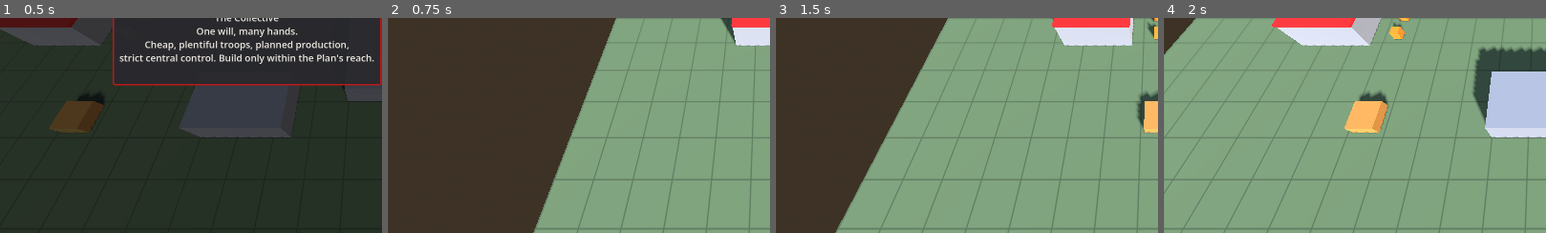
Above: before the commit, frames 1-4 (left to right).
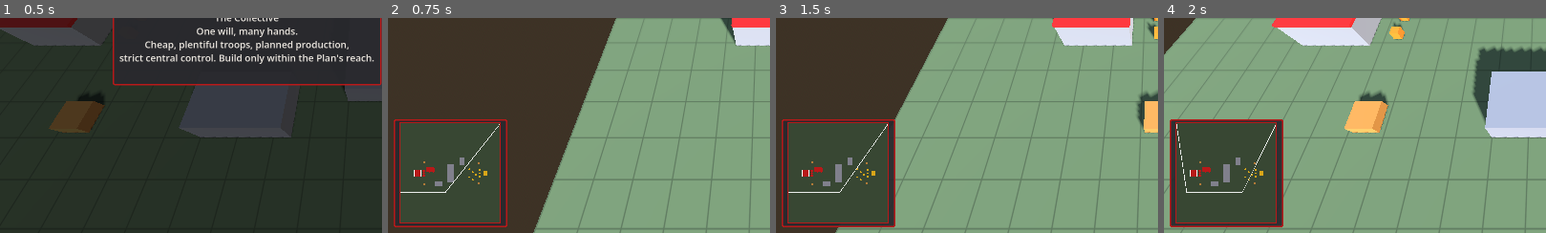
Above: after the commit, the same moments.

Repository: zhqgitc/rtsGameSpike
Game: Godot game, scene res://scenes/main.tscn
Same seed, same stepped clock (60 frames per second), same inputs: the game is played once before the commit and once after it.
Inputs (mouse positions are % of the whole screen's width and height, from its top left):
- Up to frame 1 (0.5 s): no input
- Up to frame 2 (0.75 s): click "The Collective One will, many…" at 0.5 s
- Up to frame 3 (1.5 s): tap Enter at 1.25 s; move the mouse to (72, 45) at 1.27 s; hold D from 1.28 s (still down); tap 1 at 1.35 s; click (72, 45) at 1.42 s
- Up to frame 4 (2 s): keep holding D
The pictures show only the part of the screen within x 0-50%, y 50-100%; the shares and areas given below are measured in that part.

Frame 1 is identical in both runs. In frame 2, 2.0% of the frame differs, in the area x 1-32%, y 47-98%; in frame 3, 5.3%; in frame 4, 15%.

Commit message:
M5c: minimap; idle units yield to moving ones
Minimap (bottom left) draws the whole map with obstacles, deposits, buildings and units in faction colours plus the camera's view outline. Left click or drag moves the camera; right click orders the selected units via the new SelectionController.command_point (shared with world right-clicks). RTSCamera exposes view_corners_on_ground. Fixes a unit getting boxed in by its own idle formation: standing units now use a lower avoidance priority and are nudged aside by moving units, without drifting on their own.

Co-Authored-By: Claude Sonnet 5.5 <noreply@anthropic.com>

Diff:
--- a/scripts/sim/unit.gd
+++ b/scripts/sim/unit.gd
@@ -19,6 +19,11 @@
 const LEASH_FACTOR := 1.6
 const RETREAT_DISTANCE := 24.0
 const FACE_TURN_RATE := 10.0
+## Avoidance priority of standing units (moving units use 1.0): lower priority
+## means stepping aside for others.
+const STANDING_PRIORITY := 0.5
+## Ignore pushes weaker than this so idle units don't jitter.
+const NUDGE_MIN_SPEED := 0.15
 
 static var _spawn_counter: int = 0
 
@@ -153,6 +158,10 @@
 	if _dead:
 		return
 	_cooldown = maxf(0.0, _cooldown - delta)
+	# Units on the move take right of way; standing units step aside for them.
+	_agent.avoidance_priority = 1.0 if _path_active else STANDING_PRIORITY
+	if not _path_active:
+		_agent.velocity = Vector3.ZERO ## Keeps avoidance running so we can be nudged.
 	match state:
 		State.IDLE:
 			_tick_idle(delta)
@@ -273,9 +282,16 @@
 
 
 func _on_velocity_computed(safe_velocity: Vector3) -> void:
-	if not _path_active or _dead:
+	if _dead:
 		return
 	var delta := get_physics_process_delta_time()
+	if not _path_active:
+		# Standing still: only move if avoidance pushes us out of someone's way.
+		var push := Vector3(safe_velocity.x, 0.0, safe_velocity.z)
+		if push.length() > NUDGE_MIN_SPEED:
+			var nudged := NavigationServer3D.map_get_closest_point(_agent.get_navigation_map(), global_position + push * delta)
+			global_position = Vector3(nudged.x, 0.0, nudged.z)
+		return
 	var flat := Vector3(safe_velocity.x, 0.0, safe_velocity.z)
 	# Avoidance knows nothing about walls, so clamp the step back onto the navmesh.
 	var next := NavigationServer3D.map_get_closest_point(_agent.get_navigation_map(), global_position + flat * delta)
--- a/scripts/ui/hud/hud.gd
+++ b/scripts/ui/hud/hud.gd
@@ -50,6 +50,7 @@
 	_card = CommandCard.new()
 	add_child(_card)
 	_card.setup(_faction, _selection, _placer, _economy)
+	_build_minimap()
 	visible = true
 	_refresh_resources()
 	_refresh_selection()
@@ -113,6 +114,24 @@
 
 	_selection_panel.visible = false
 	add_child(_selection_panel)
+
+
+func _build_minimap() -> void:
+	var panel := PanelContainer.new()
+	panel.add_theme_stylebox_override("panel", HudStyle.panel_box(_faction))
+	# Pin to the bottom-left corner and grow up and right. All four offsets are
+	# set, as for the command card, so the panel starts empty at the corner.
+	panel.set_anchors_preset(Control.PRESET_BOTTOM_LEFT)
+	panel.grow_horizontal = Control.GROW_DIRECTION_END
+	panel.grow_vertical = Control.GROW_DIRECTION_BEGIN
+	panel.offset_left = 12.0
+	panel.offset_right = 12.0
+	panel.offset_top = -12.0
+	panel.offset_bottom = -12.0
+	var minimap := Minimap.new()
+	panel.add_child(minimap)
+	add_child(panel)
+	minimap.setup(get_node("../Terrain"), get_node("../RTSCamera"), _selection, _faction)
 
 
 func _make_queue_slot() -> Dictionary:
--- /dev/null
+++ b/scripts/ui/hud/minimap.gd
@@ -0,0 +1,123 @@
+class_name Minimap
+extends Control
+## Top-down overview of the whole map: terrain, obstacles, deposits, buildings
+## and units as coloured marks, plus an outline of what the camera sees.
+## Left click or drag moves the camera; right click orders the selected units.
+## Redrawn a few times a second.
+
+const REFRESH_INTERVAL := 0.1
+const GROUND_COLOR := Color(0.22, 0.28, 0.2)
+const OBSTACLE_COLOR := Color(0.5, 0.5, 0.55)
+const DEPOSIT_COLOR := Color(0.7, 0.48, 0.22)
+
+var _terrain: Terrain
+var _rig: RTSCamera
+var _selection: SelectionController
+var _player_faction: StringName = &""
+var _dragging: bool = false
+var _since_refresh: float = 0.0
+
+
+func setup(terrain: Terrain, rig: RTSCamera, selection: SelectionController, player_faction: StringName) -> void:
+	_terrain = terrain
+	_rig = rig
+	_selection = selection
+	_player_faction = player_faction
+	custom_minimum_size = Vector2(210, 210)
+	mouse_filter = Control.MOUSE_FILTER_STOP
+
+
+func _process(delta: float) -> void:
+	_since_refresh += delta
+	if _since_refresh >= REFRESH_INTERVAL:
+		_since_refresh = 0.0
+		queue_redraw()
+
+
+func _gui_input(event: InputEvent) -> void:
+	if _terrain == null:
+		return
+	if event is InputEventMouseButton:
+		if event.button_index == MOUSE_BUTTON_LEFT:
+			_dragging = event.pressed
+			if event.pressed:
+				_rig.focus_on(_to_world(event.position))
+		elif event.button_index == MOUSE_BUTTON_RIGHT and event.pressed:
+			_selection.command_point(_to_world(event.position))
+		accept_event()
+	elif event is InputEventMouseMotion and _dragging:
+		_rig.focus_on(_to_world(event.position))
+		accept_event()
+
+
+# --- Coordinate mapping -----------------------------------------------------
+
+func _to_map(world: Vector3) -> Vector2:
+	var half := _terrain.map_size * 0.5
+	return Vector2((world.x + half.x) / _terrain.map_size.x * size.x, (world.z + half.y) / _terrain.map_size.y * size.y)
+
+
+func _to_world(map_point: Vector2) -> Vector3:
+	var half := _terrain.map_size * 0.5
+	var clamped := map_point.clamp(Vector2.ZERO, size)
+	return Vector3(clamped.x / size.x * _terrain.map_size.x - half.x, 0.0, clamped.y / size.y * _terrain.map_size.y - half.y)
+
+
+func _rect_to_map(rect: Rect2) -> Rect2:
+	var top_left := _to_map(Vector3(rect.position.x, 0.0, rect.position.y))
+	var bottom_right := _to_map(Vector3(rect.end.x, 0.0, rect.end.y))
+	return Rect2(top_left, bottom_right - top_left)
+
+
+func _faction_color(faction: StringName) -> Color:
+	return HudStyle.palette(faction)["border"]
+
+
+# --- Drawing ----------------------------------------------------------------
+
+func _draw() -> void:
+	if _terrain == null:
+		return
+	draw_rect(Rect2(Vector2.ZERO, size), GROUND_COLOR, true)
+	for obstacle in _terrain.obstacles:
+		draw_rect(_rect_to_map(obstacle), OBSTACLE_COLOR, true)
+	for node in get_tree().get_nodes_in_group(ResourceNode.GROUP):
+		var deposit := node as ResourceNode
+		if deposit != null:
+			draw_rect(Rect2(_to_map(deposit.global_position) - Vector2(2, 2), Vector2(4, 4)), DEPOSIT_COLOR, true)
+	for node in get_tree().get_nodes_in_group(Building.GROUP):
+		var building := node as Building
+		if building != null:
+			_draw_building(building)
+	for node in get_tree().get_nodes_in_group(Unit.GROUP):
+		var unit := node as Unit
+		if unit != null:
+			_draw_unit(unit)
+	_draw_view_outline()
+	draw_rect(Rect2(Vector2.ZERO, size), HudStyle.palette(_player_faction)["border"], false, 2.0)
+
+
+func _draw_building(building: Building) -> void:
+	var rect := _rect_to_map(building.footprint())
+	var color := _faction_color(building.def.faction)
+	if not building.complete:
+		color.a = 0.55
+	draw_rect(rect, color, true)
+	if building.def.faction == _player_faction:
+		draw_rect(rect, Color.WHITE, false, 1.0)
+
+
+func _draw_unit(unit: Unit) -> void:
+	var own := unit.def.faction == _player_faction
+	draw_circle(_to_map(unit.global_position), 2.6 if own else 2.0, _faction_color(unit.def.faction))
+
+
+func _draw_view_outline() -> void:
+	var corners := _rig.view_corners_on_ground()
+	if corners.size() < 3:
+		return
+	var points := PackedVector2Array()
+	for corner in corners:
+		points.append(_to_map(corner).clamp(Vector2.ZERO, size))
+	points.append(points[0])
+	draw_polyline(points, Color(1, 1, 1, 0.9), 1.5)
--- a/scripts/ui/rts_camera.gd
+++ b/scripts/ui/rts_camera.gd
@@ -35,6 +35,18 @@
 		var step := pan_speed * _zoom * delta
 		position.x = clampf(position.x + dir.x * step, -bounds.x, bounds.x)
 		position.z = clampf(position.z + dir.y * step, -bounds.y, bounds.y)
+
+
+## Where the four screen corners land on the ground (for the minimap's view
+## outline). Corners whose ray misses the ground are left out.
+func view_corners_on_ground() -> PackedVector3Array:
+	var corners := PackedVector3Array()
+	var size := get_viewport().get_visible_rect().size
+	for point in [Vector2(0, 0), Vector2(size.x, 0), size, Vector2(0, size.y)]:
+		var hit: Variant = _ground_point(point)
+		if hit != null:
+			corners.append(hit)
+	return corners
 
 
 ## Jump the view to centre on a ground point.
--- a/scripts/ui/selection_controller.gd
+++ b/scripts/ui/selection_controller.gd
@@ -163,14 +163,24 @@
 			cam.project_ray_origin(screen_pos), cam.project_ray_normal(screen_pos))
 	if hit == null:
 		return
-	var deposit := _resource_node_at(hit)
+	command_point(hit)
+
+
+## Order the selected units to a ground point: gather from a deposit there,
+## help build a site there, or simply move. Used by right clicks on the world
+## and on the minimap.
+func command_point(ground_point: Vector3) -> void:
+	_prune_selection()
+	if selected.is_empty():
+		return
+	var deposit := _resource_node_at(ground_point)
 	if deposit != null:
 		Orders.harvest_group(selected, deposit)
 		return
-	var site := _unfinished_building_at(hit)
+	var site := _unfinished_building_at(ground_point)
 	if site != null and Orders.build_group(selected, site) > 0:
 		return
-	Orders.move_group(selected, hit)
+	Orders.move_group(selected, ground_point)
 
 
 ## An unfinished building whose footprint contains a ground point, if any.
Not shown, added: scripts/ui/hud/minimap.gd.uid
Not shown, changed: PLAN.md
